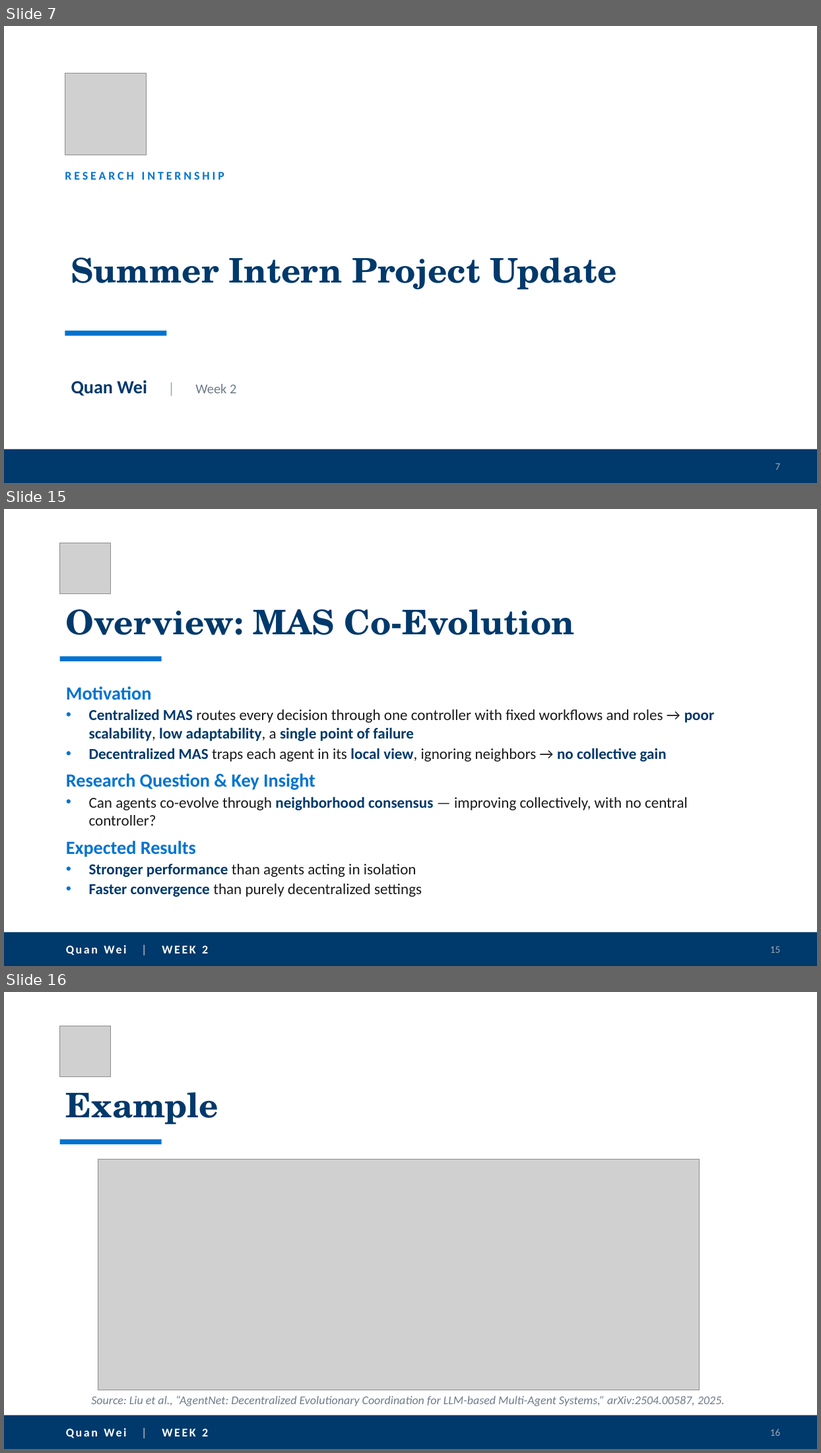
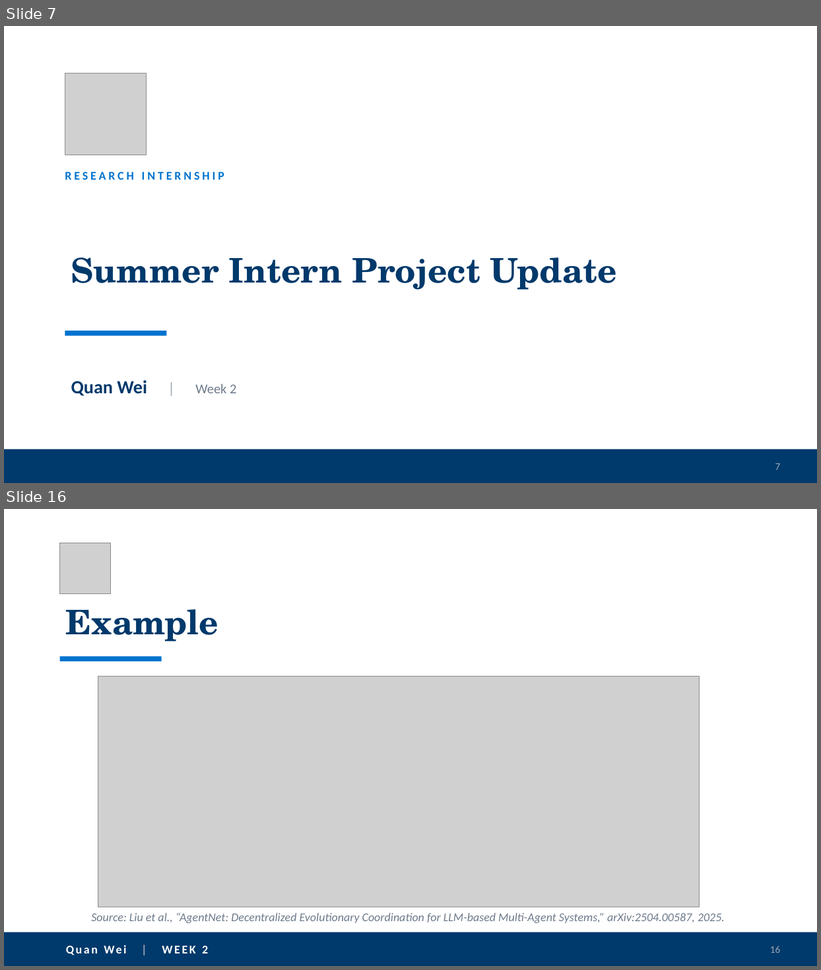
Before and after one commit to quanwei0/summer_intern, a slide deck: project_update.pptx. Shown one above the other, each under a label of ours: slides 7, 15 and 16 before the commit, slides 7 and 16 after it; the slides between them are not shown. The pictures are 821x1453 and 821x970 pixels, drawn with LibreOffice and Linux fonts; fonts in the diff are those of the drawing; grey boxes stand for pictures. Boxes give left, top, right and bottom in pixels: in the first picture for what was removed or moved away, otherwise in the second. Text is boxed around its words. In the diff, an @@ line names an element or a change of style, - is before the commit and + after.

```diff
--- a/project_update.pptx
+++ b/project_update.pptx
@@ slide 15 removed at <box>4,509,817,966</box>, background #FFFFFF @@
@@ picture removed at <box>60,543,111,593</box> @@
@@ title removed at <box>66,609,575,635</box> @@
-Overview: MAS Co-Evolution
@@ rectangle removed at <box>60,657,162,661</box> @@
@@ text removed at <box>66,687,714,897</box> @@
-Motivation
-• Centralized MAS routes every decision through one controller with fixed workflows and roles → poor scalability, low adaptability, a single point of failure
-• Decentralized MAS traps each agent in its local view, ignoring neighbors → no collective gain
-Research Question & Key Insight
-• Can agents co-evolve through neighborhood consensus — improving collectively, with no central controller?
-Expected Results
-• Stronger performance than agents acting in isolation
-• Faster convergence than purely decentralized settings
@@ rectangle removed at <box>4,932,817,966</box> @@
@@ text removed at <box>104,945,208,954</box> @@
-Quan Wei | WEEK 2
@@ page number removed at <box>770,947,781,953</box> @@
-15
```
Also in this commit, not shown: 1 slide added, 1 other slide removed.
